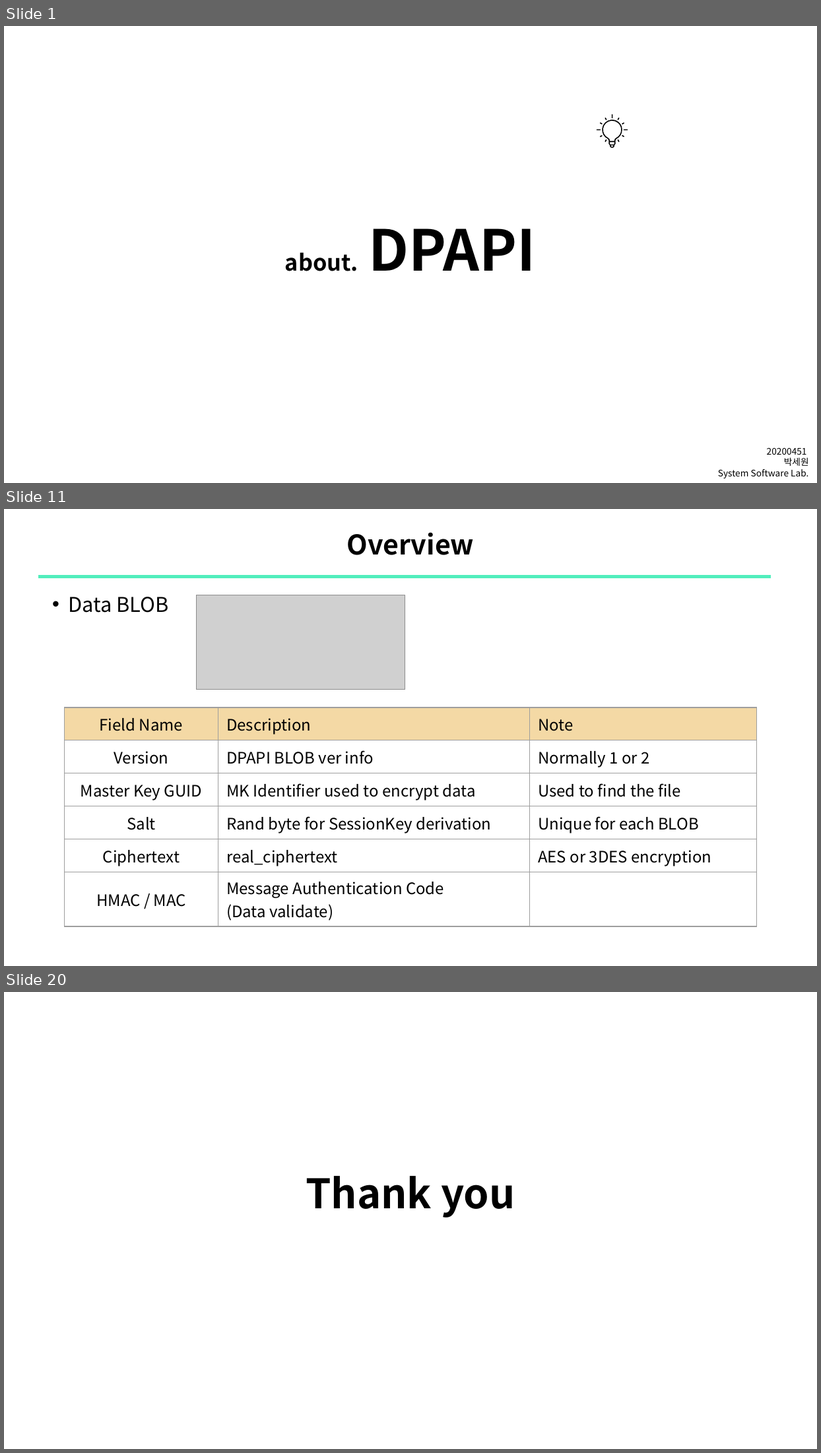
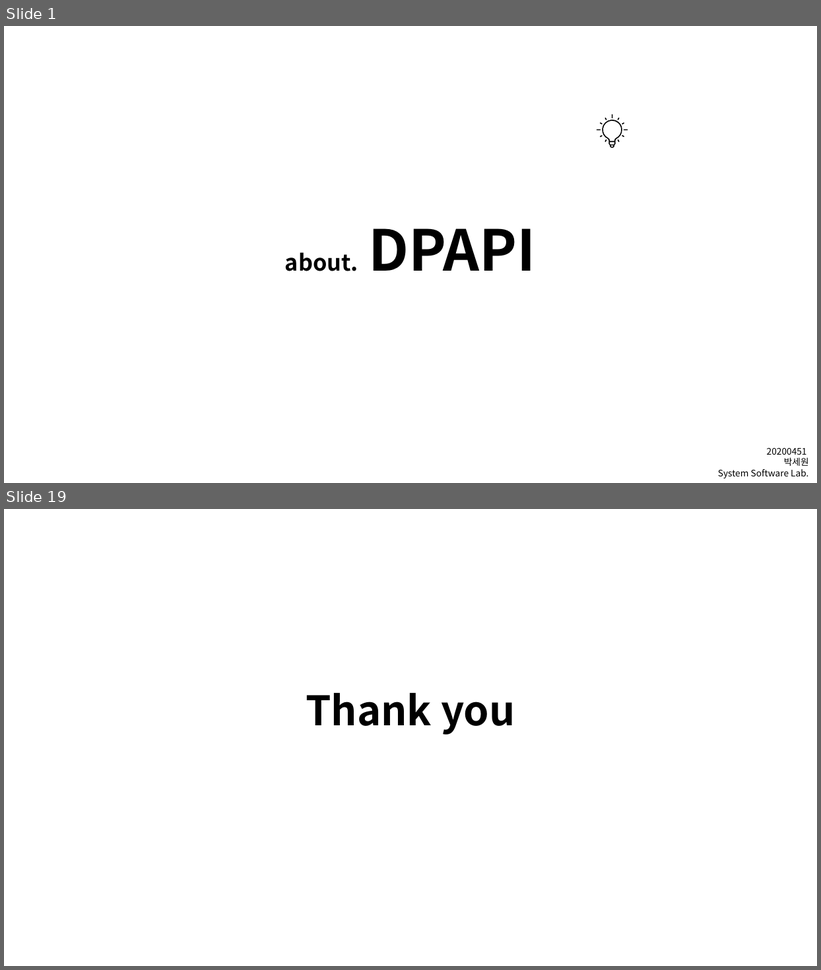
Before and after one commit to sewonpark292/SSL-Seminar, a slide deck: 14_DPAPI.pptx. Shown one above the other, each under a label of ours: slides 1, 11 and 20 before the commit, slides 1 and 19 after it; the slides between them are not shown. The pictures are 821x1453 and 821x970 pixels, drawn with LibreOffice and Linux fonts; fonts in the diff are those of the drawing; grey boxes stand for pictures. Boxes give left, top, right and bottom in pixels: in the first picture for what was removed or moved away, otherwise in the second. Text is boxed around its words. In the diff, an @@ line names an element or a change of style, - is before the commit and + after.

Commit message:
upload: DPAPI

```diff
--- a/14_DPAPI.pptx
+++ b/14_DPAPI.pptx
@@ slide 11 removed at (4, 509, 817, 966), background #FFFFFF @@
@@ title removed at (347, 532, 475, 555) @@
-Overview
@@ line removed from (38, 576) to (772, 576) @@
@@ text removed at (68, 597, 168, 613) @@
-    • Data BLOB
@@ picture removed at (196, 595, 405, 690) @@
@@ table removed at (64, 708, 756, 923), 6 rows, 3 columns @@
-Field Name | Description | Note
-Version | DPAPI BLOB ver info | Normally 1 or 2
-Master Key GUID | MK Identifier used to encrypt data | Used to find the file
-Salt | Rand byte for SessionKey derivation | Unique for each BLOB
-Ciphertext | real_ciphertext | AES or 3DES encryption
-HMAC / MAC | Message Authentication Code (Data validate) | 
@@ what was slide 20 is now slide 19 @@
```
Also in this commit, not shown: 9 slides changed, 8 slides added, 8 other slides removed.
